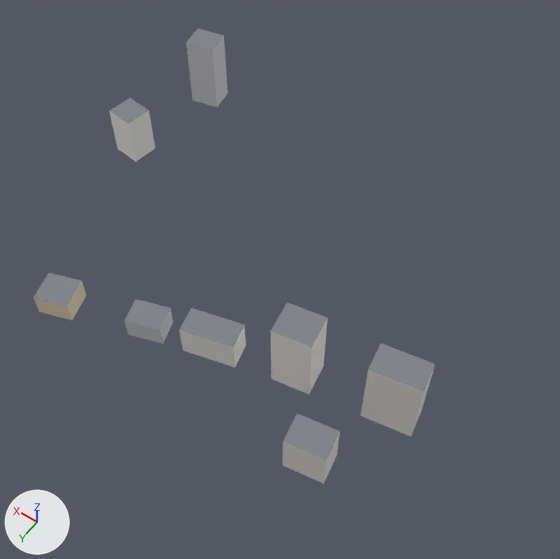
What one commit did to the glTF model apps/client/public/cities/moscow_synth/tiles/0_2.glb.
Rendered twice from a 50 mm camera at (-59.0, -370.0, 363.0) aimed at (99.0, -591.0, 16.0). Every picture has the same lights, and +X, +Y and +Z are marked at lower left. The first picture is the older version. Vertices at exactly the same position are counted once.
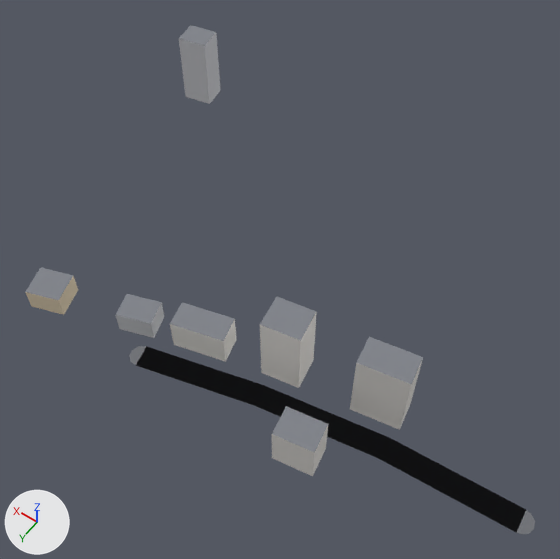
Pixel boxes (x1, y1, x2, y2) of what changed, in the pictures (560 x 559 px; the box of a moved part takes in the faces that stretch with it):
'Mesh_0', reshaped (27% wider, 12% taller)
    before: (33, 28, 435, 484)
    after: (25, 25, 535, 534)
part 1 of me_mesh_0, moved or reshaped
    before: (33, 273, 86, 320)
    after: (25, 268, 78, 315)
part 2 of me_mesh_0, moved or reshaped
    before: (124, 299, 173, 344)
    after: (116, 294, 164, 338)
part 3 of me_mesh_0, moved or reshaped
    before: (179, 308, 246, 367)
    after: (170, 302, 236, 362)
part 4 of me_mesh_0, moved or reshaped
    before: (270, 302, 328, 394)
    after: (260, 296, 317, 388)
part 5 of me_mesh_0, moved or reshaped
    before: (283, 413, 340, 484)
    after: (271, 406, 328, 476)
part 6 of me_mesh_0, moved or reshaped
    before: (360, 343, 435, 436)
    after: (350, 337, 423, 430)
part 7 of me_mesh_0, moved or reshaped
    before: (186, 28, 228, 107)
    after: (179, 25, 221, 104)
part 8 of me_mesh_0, deleted
    before: (109, 98, 155, 162)
part 9 of me_mesh_0, added
    after: (129, 346, 535, 534)

Edits to the bpy script that builds the scene:
```text
Add mat_road:
    mat_road = bpy.data.materials.new('road')
    mat_road.use_nodes = True; mat_road.node_tree.nodes.clear()
    _N = mat_road.node_tree.nodes; _L = mat_road.node_tree.links
    n0 = _N.new('ShaderNodeBsdfPrincipled'); n0.name = 'Principled BSDF'
    n0.inputs[2].default_value = 0.85  # 'Roughness'
    n1 = _N.new('ShaderNodeOutputMaterial'); n1.name = 'Material Output'
    n2 = _N.new('ShaderNodeVertexColor'); n2.name = 'Color Attribute'
    _L.new(n0.outputs[0], n1.inputs[0])  # 'BSDF' to 'Surface'
    _L.new(n2.outputs[0], n0.inputs[0])  # 'Color' to 'Base Color'
Change me_mesh_0:
    used by ob_mesh_0; location = (0.0, 0.0, 0.0)
    remove me_mesh_0.from_pydata(...)  # 64 vertices, 80 faces; spans x -8.0..262.0, y -718.0..-501.0, z 0.0..49.0
    add me_mesh_0.from_pydata(...)  # 86 vertices, 96 faces; spans x -79.0..263.0, y -718.0..-501.0, z 0.0..49.0
    me_mesh_0 part 1: the loose piece of 8 vertices spanning x 185.0..211.0, y -525.0..-501.0, z 0.0..14.0 is moved by (7.0, 0.0, 0.0)
    me_mesh_0 part 2: the loose piece of 8 vertices spanning x 133.0..158.0, y -540.0..-519.0, z 0.0..14.0 is moved by (7.0, 0.0, 0.0)
    me_mesh_0 part 3: the loose piece of 8 vertices spanning x 91.0..125.0, y -552.0..-529.0, z 0.0..20.0 is moved by (7.0, 0.0, 0.0)
    me_mesh_0 part 4: the loose piece of 8 vertices spanning x 49.0..74.0, y -565.0..-542.0, z 0.0..46.0 is moved by (7.0, 0.0, 0.0)
    me_mesh_0 part 5: the loose piece of 8 vertices spanning x 15.0..40.0, y -525.0..-505.0, z 0.0..27.0 is moved by (7.0, 0.0, 0.0)
    me_mesh_0 part 6: the loose piece of 8 vertices spanning x -8.0..23.0, y -573.0..-551.0, z 0.0..46.0 is moved by (7.0, 0.0, 0.0)
    me_mesh_0 part 7: the loose piece of 8 vertices spanning x 234.0..257.0, y -718.0..-698.0, z 0.0..49.0 is moved by (7.0, 0.0, 0.0)
    me_mesh_0 part 8: the loose piece of 8 vertices spanning x 241.0..262.0, y -646.0..-626.0, z 0.0..33.0 is deleted
    me_mesh_0 part 9
    30 vertices are added at x -79.0..144.0, y -555.0..-506.0, z 0.0
    26 new faces join them, mat_road
    add me_mesh_0.materials.append(mat_road)
```
